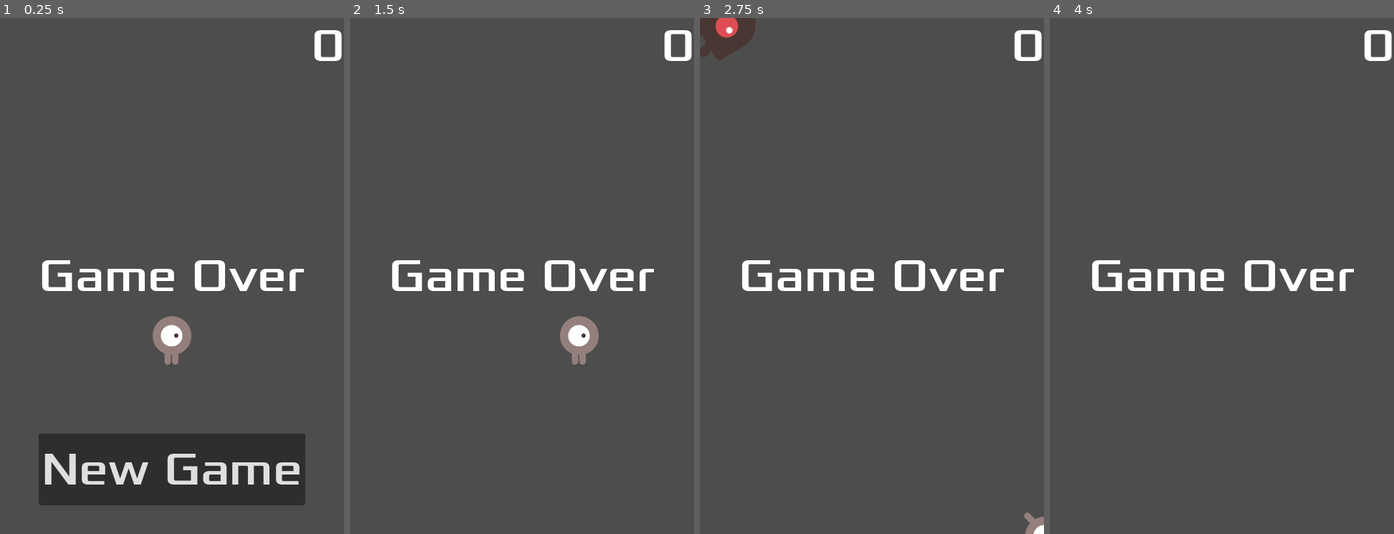
Above: before the commit, frames 1-4 (left to right).
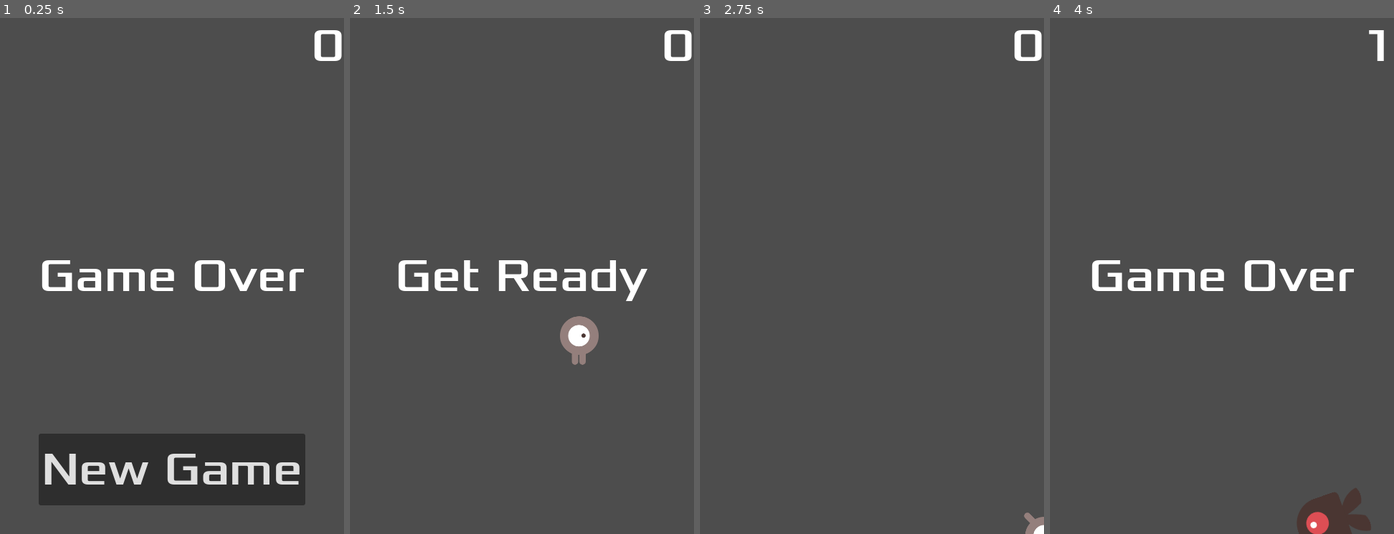
Above: after the commit, the same moments.

Repository: SamyTheLight/dodge-the-creeps-
Game: Godot game, scene res://main.tscn
Two runs of this game, one before a commit and one after it. Both use one fixed random seed, a clock stepped at 60 frames per second and the inputs below.
Inputs:
- Up to frame 1 (0.25 s): no input
- Up to frame 2 (1.5 s): click "New Game" at 0.5 s; tap Enter at 1.25 s; hold D (move_right) from 1.28 s (still down)
- Up to frame 3 (2.75 s): release D (move_right) at 2.03 s; hold S (move_down) from 2.03 s (still down)
- Up to frame 4 (4 s): release S (move_down) at 2.78 s; hold D (move_right) 2.78-3.53 s; hold W (move_up) from 3.53 s (still down)

The runs differ from the first frame. In frame 1, 0.7% of the frame differs, in the area x 44-56%, y 57-68%; in frame 2, 2.3%; in frame 3, 2.7%, in the area x 0-89%, y 0-53%; in frame 4, 1.6%.

Commit message:
HUD finished

Diff:
--- a/main.gd
+++ b/main.gd
@@ -7,19 +7,24 @@
 
 # Called when the node enters the scene tree for the first time.
 func _ready() -> void:
-	new_game()
+	pass
+	#new_game()
 
 func game_over() -> void:
 	$ScoreTimer.stop()
 	$MobTimer.stop()
+	$HUD.show_game_over()
 
 func new_game():
 	score = 0
 	$Player.start($StartPosition.position)
 	$StartTimer.start()
+	$HUD.update_score(score)
+	$HUD.show_message("Get Ready")
 
 func _on_score_timer_timeout() -> void:
 	score += 1
+	$HUD.update_score(score)
 
 func _on_start_timer_timeout() -> void:
 	$MobTimer.start()
--- a/main.tscn
+++ b/main.tscn
@@ -40,3 +40,4 @@
 [connection signal="timeout" from="MobTimer" to="." method="_on_mob_timer_timeout"]
 [connection signal="timeout" from="ScoreTimer" to="." method="_on_score_timer_timeout"]
 [connection signal="timeout" from="StartTimer" to="." method="_on_start_timer_timeout"]
+[connection signal="start_game" from="HUD" to="." method="new_game"]
